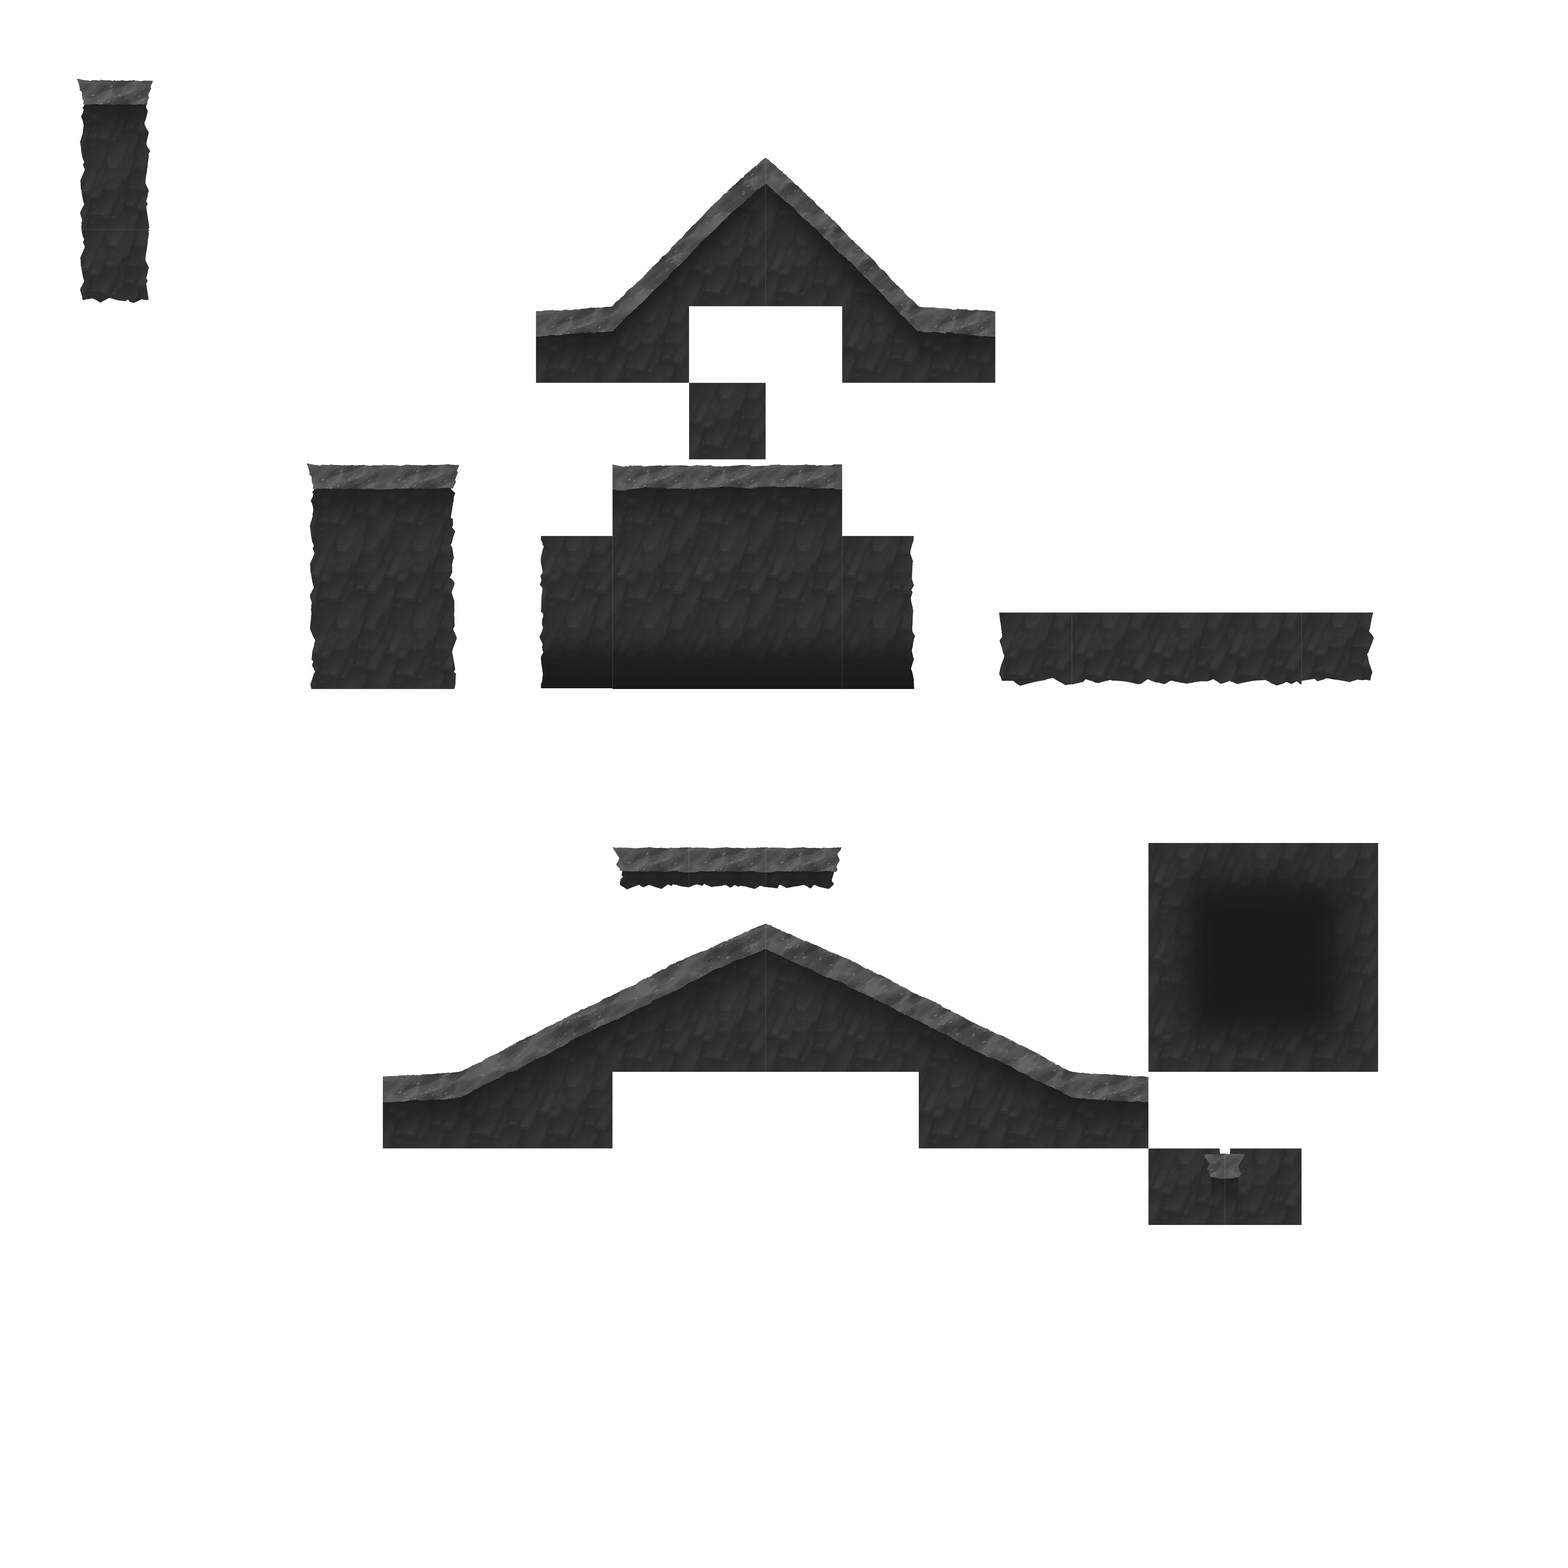
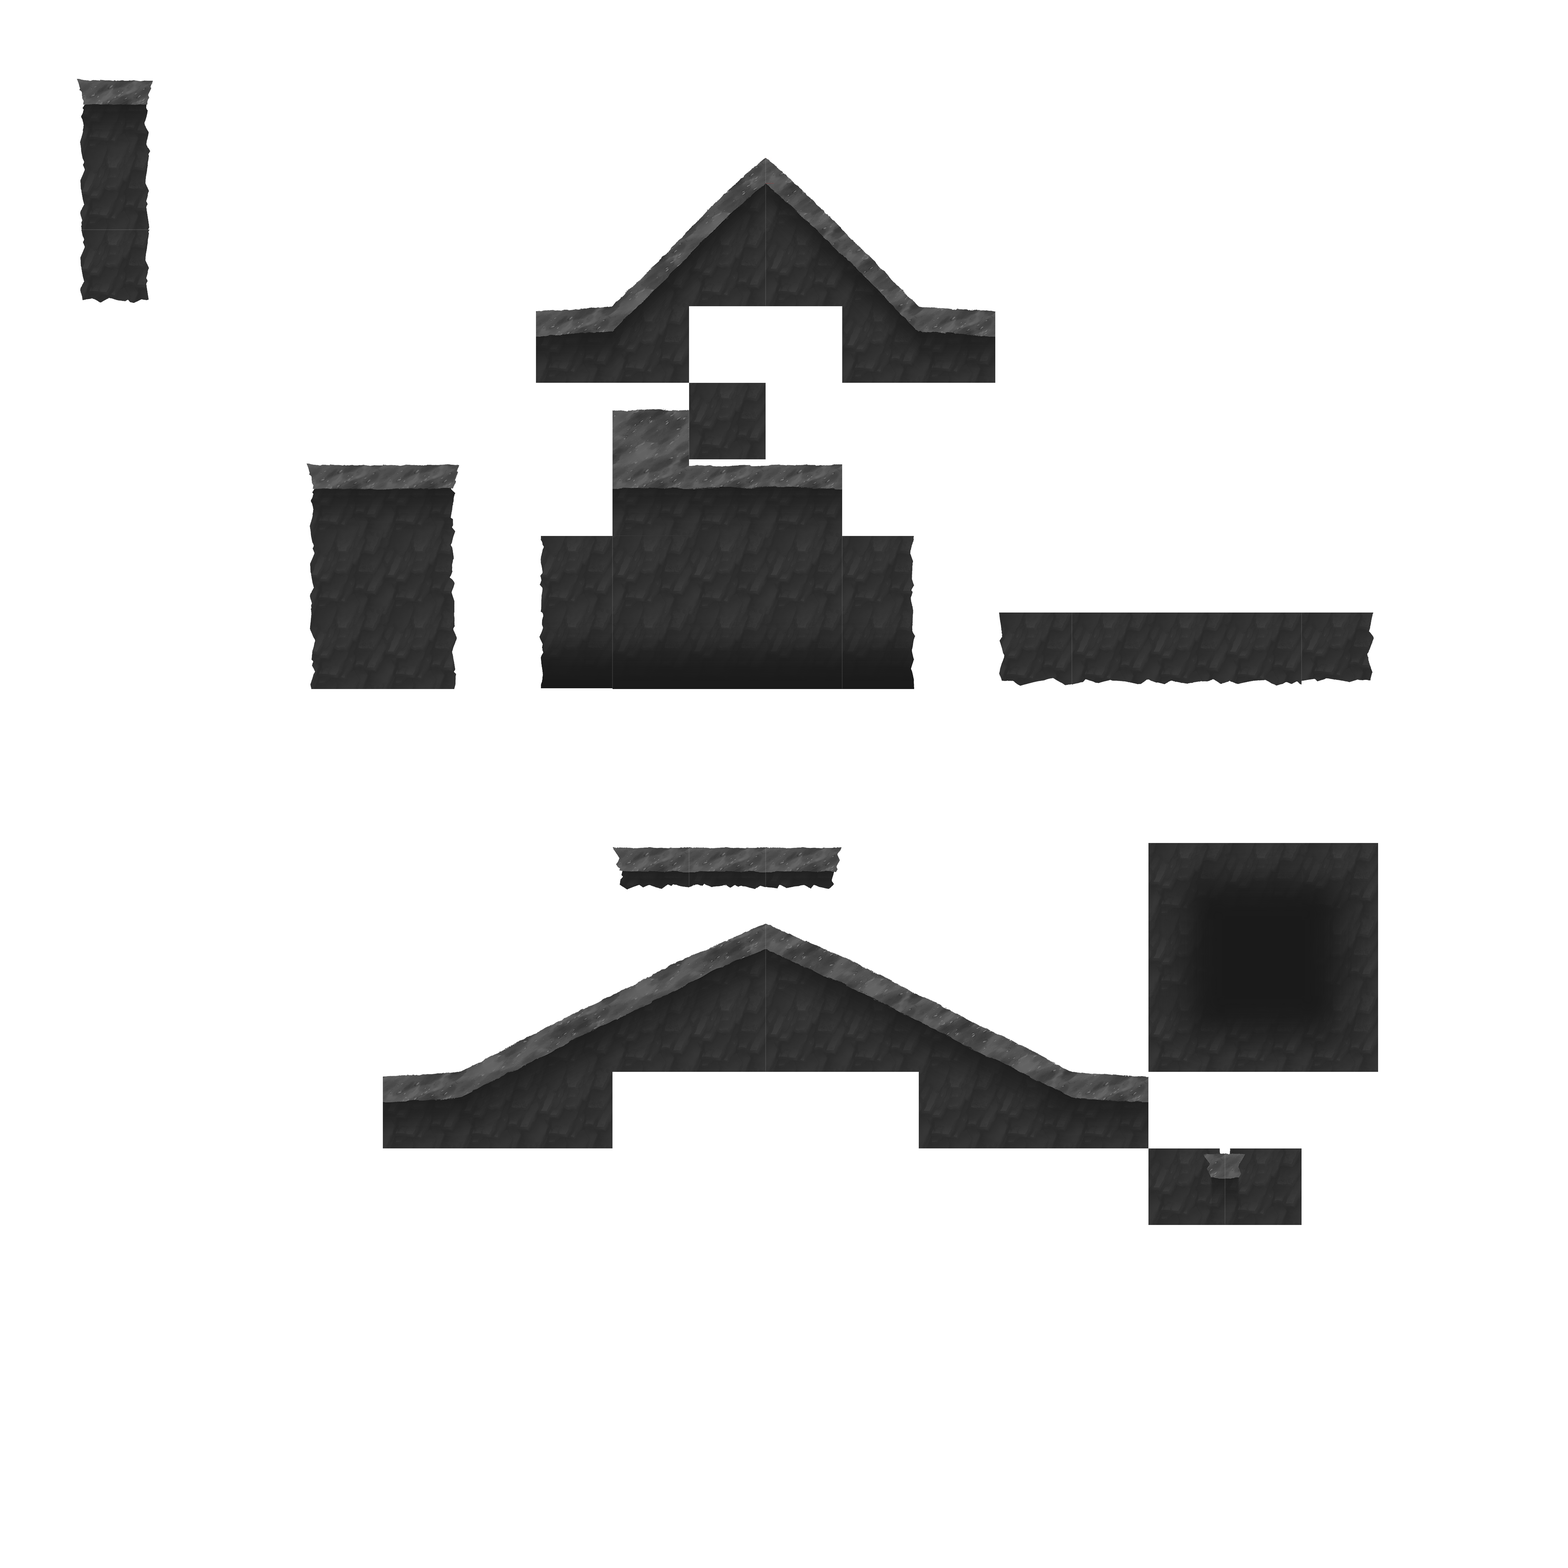
Layer changes from the first (1568, 1568) image to the second:
added layer "Layer 3" above "Layer 2" over bbox(612, 408, 690, 536)